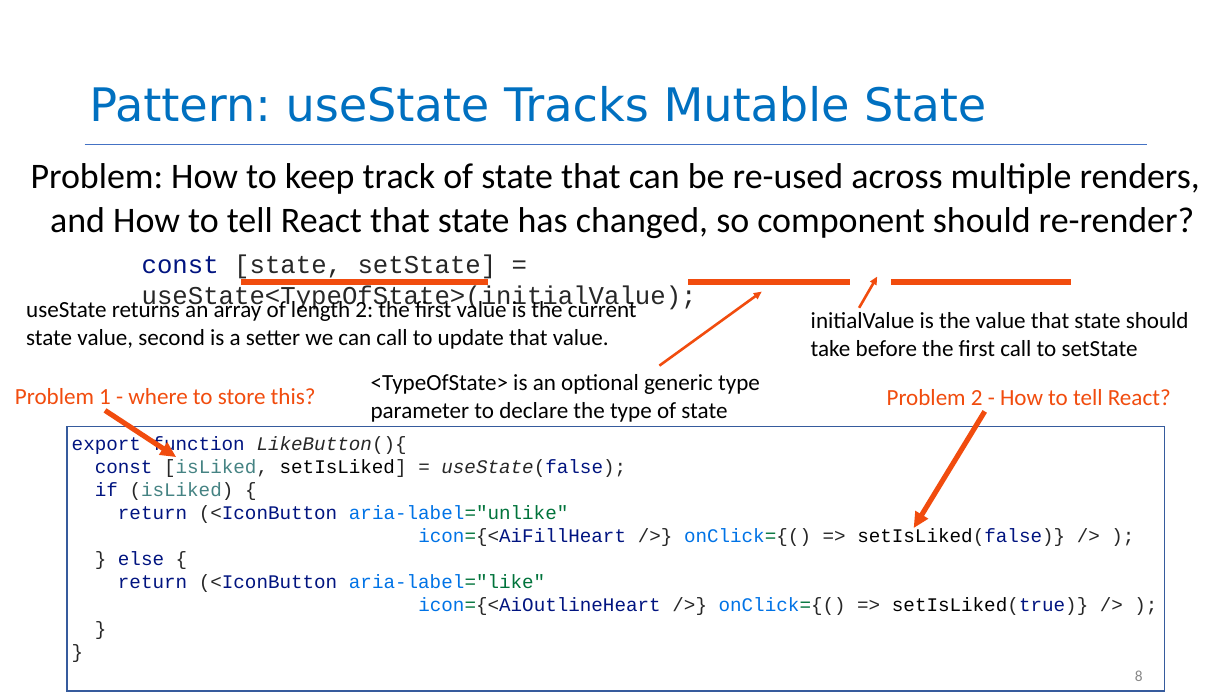
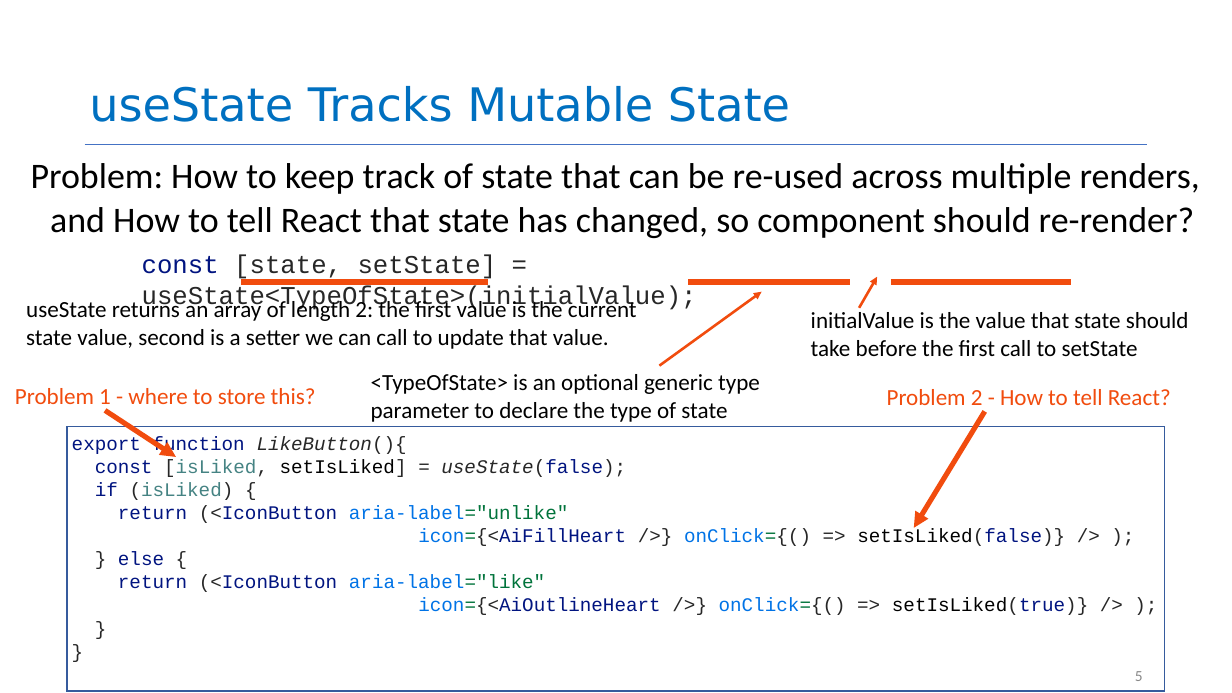
Before and after one commit to neu-se/CS4530-Spring-2023, a slide deck: slide 5 of Slides/Module 08 Patterns of React.pptx (slide 8 before the commit). Drawn at 1232x693 pixels with LibreOffice and Linux fonts; fonts in the diff are those of the drawing. Boxes give left, top, right and bottom in pixels: in the first picture for what was removed or moved away, otherwise in the second. Text is boxed around its words. In the diff, an @@ line names an element or a change of style, - is before the commit and + after.

Commit message:
shuffled some slides and fixed some text

```diff
--- a/Slides/Module 08 Patterns of React.pptx
+++ b/Slides/Module 08 Patterns of React.pptx
@@ title at [89,86,790,122]: text changed @@
-Pattern: useState Tracks Mutable State
+useState Tracks Mutable State
@@ page number at [1135,671,1143,681]: text changed @@
-8
+5
```
Also in this commit, not shown: 4 other slides changed, 1 slide removed.
